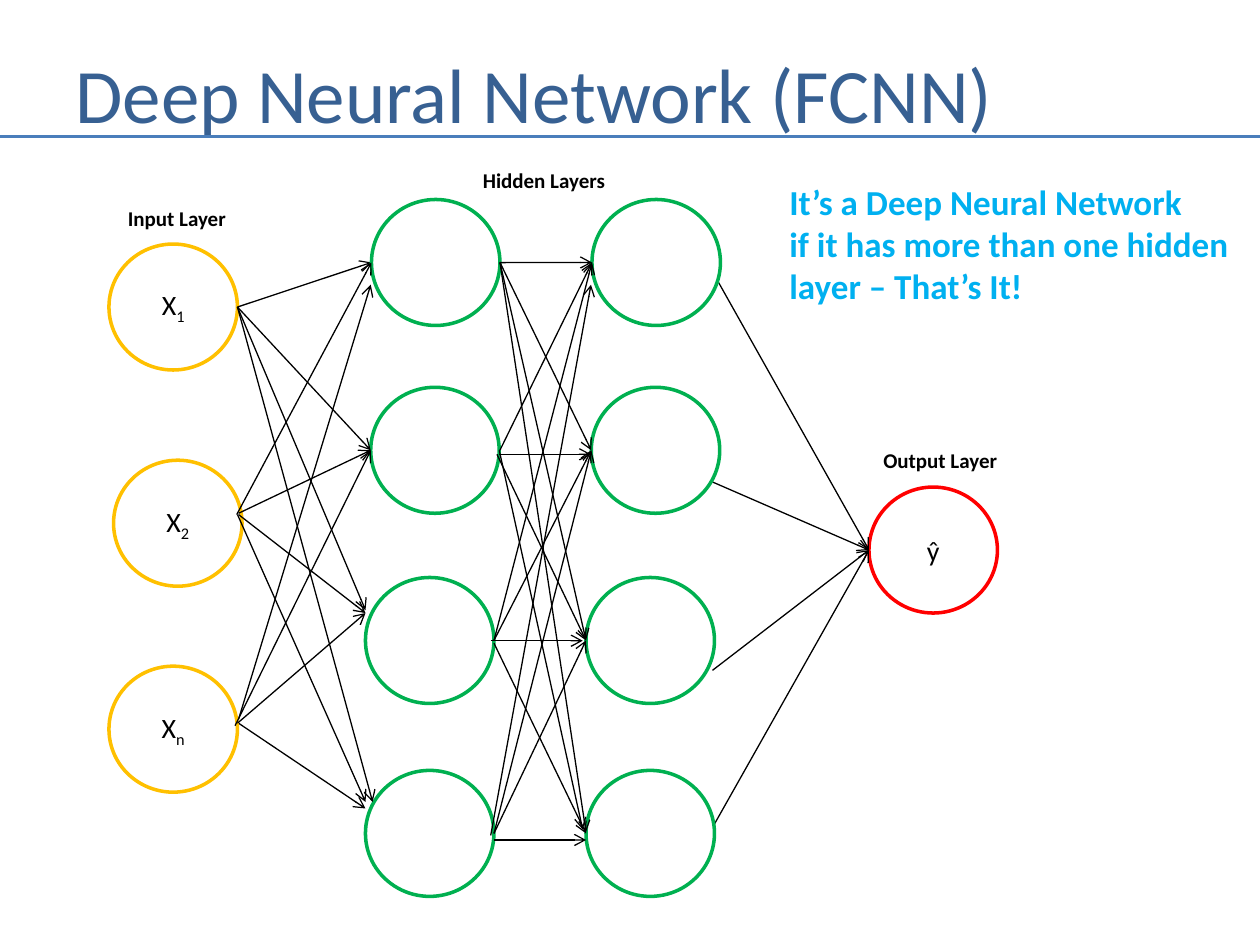
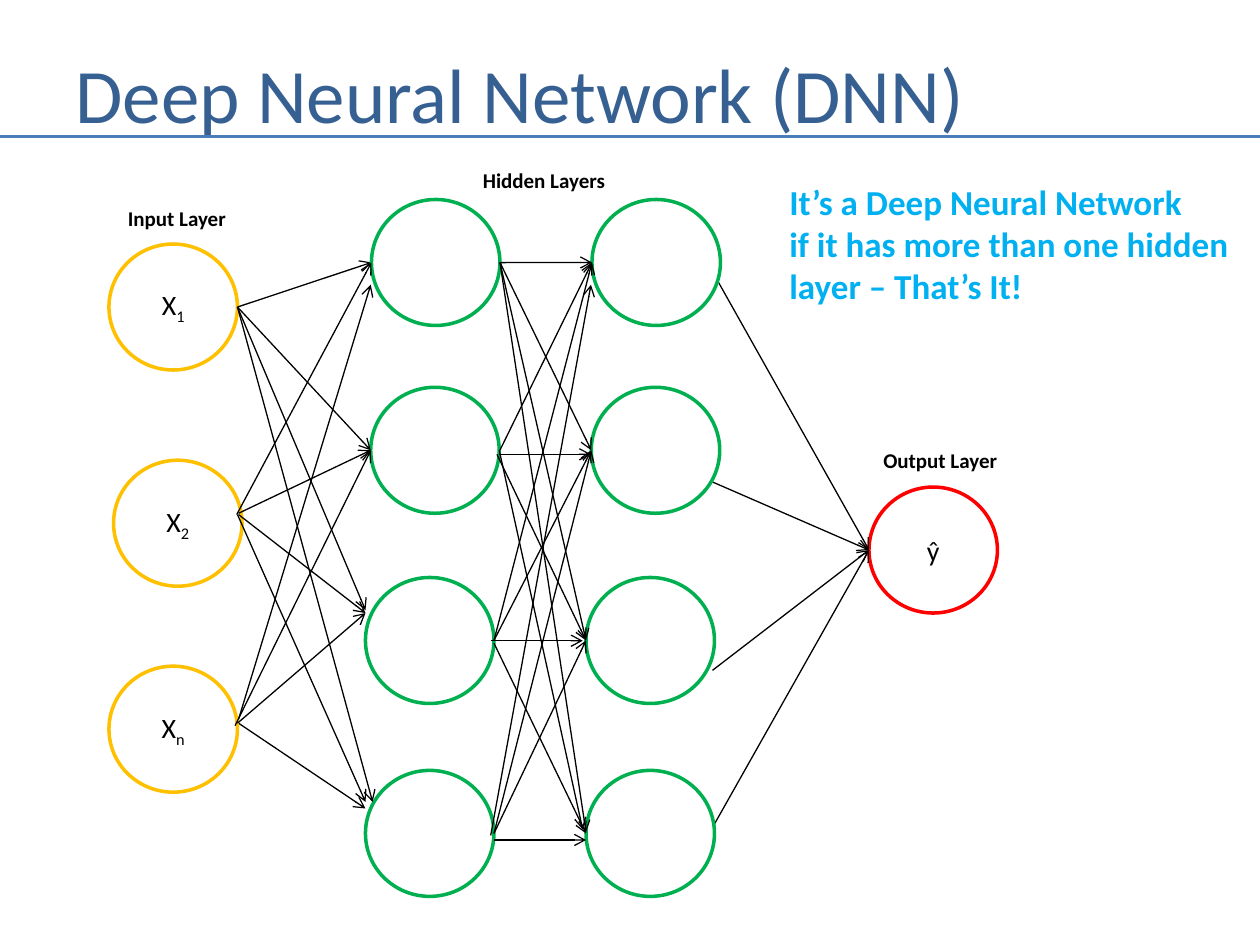
Before and after one commit to andrewferlitsch/Portland-Data-Science-Group, a slide deck: slide 10 of Presentations/ML Neural Networks.pptx. Drawn at 1260x945 pixels with LibreOffice and Linux fonts; fonts in the diff are those of the drawing. Boxes give left, top, right and bottom in pixels: in the first picture for what was removed or moved away, otherwise in the second. Text is boxed around its words. In the diff, an @@ line names an element or a change of style, - is before the commit and + after.

```diff
--- a/Presentations/ML Neural Networks.pptx
+++ b/Presentations/ML Neural Networks.pptx
@@ title at box(76, 67, 963, 138): text changed @@
-Deep Neural Network (FCNN)
+Deep Neural Network (DNN)
```
Also in this commit, not shown: 4 other slides changed, 1 other file.
